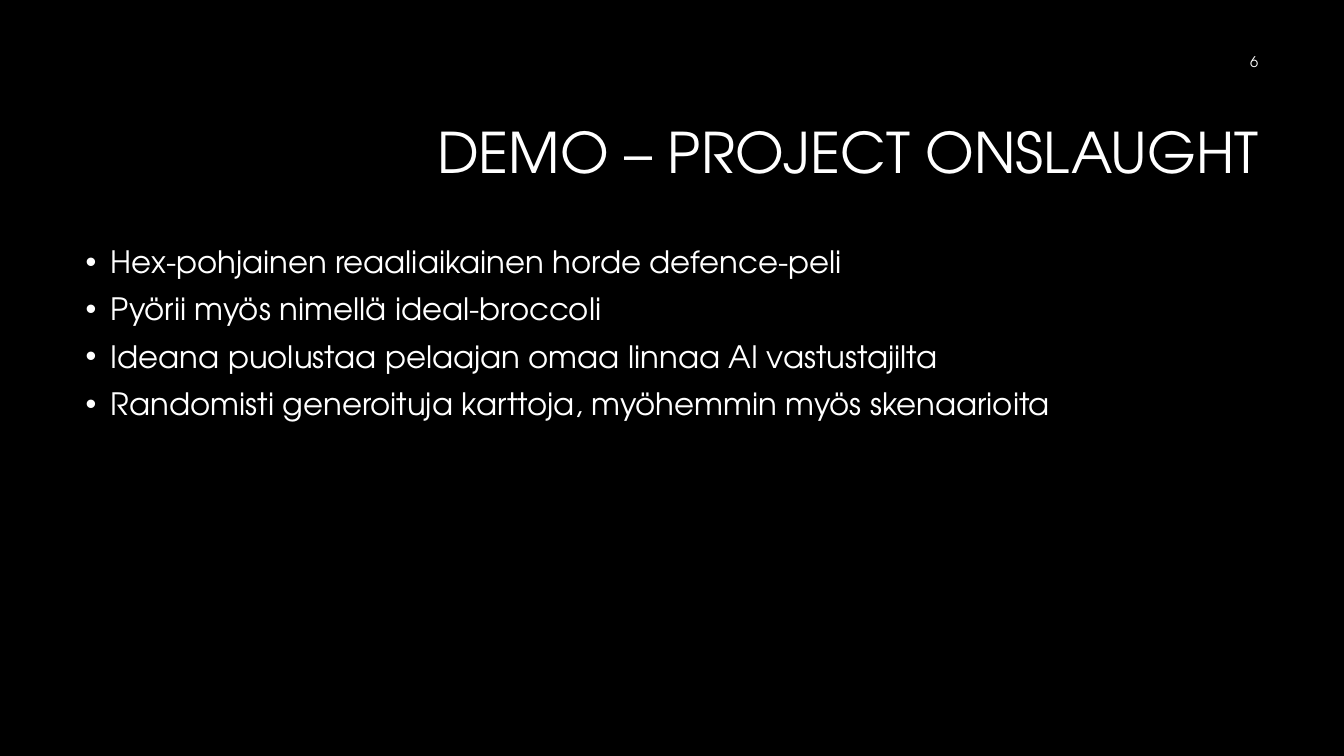
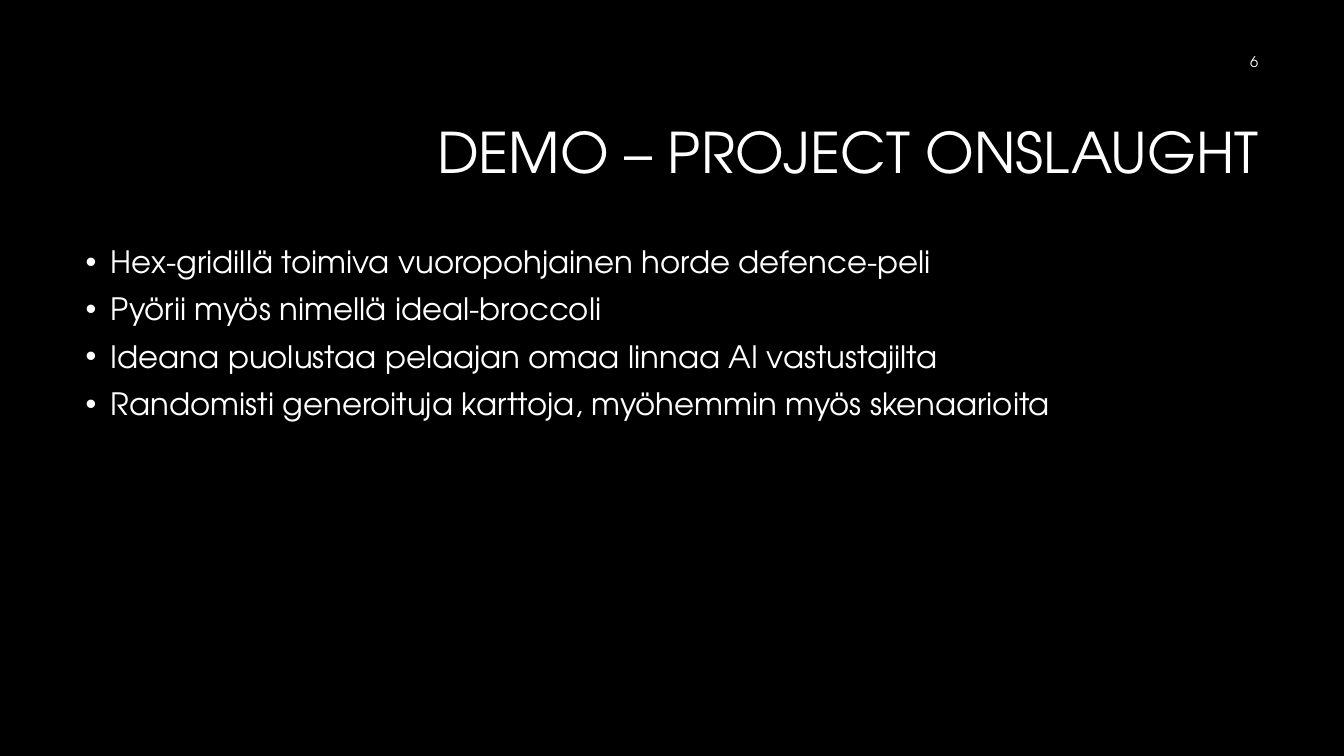
Before and after one commit to Jisti007/Mobile-Project-ideal-broccoli, a slide deck: slide 6 of presentation/OpenGL ES 3.pptx. Drawn at 1344x756 pixels with LibreOffice and Linux fonts; fonts in the diff are those of the drawing; background and template pictures are left out. Boxes give left, top, right and bottom in pixels: in the first picture for what was removed or moved away, otherwise in the second. Text is boxed around its words. In the diff, an @@ line names an element or a change of style, - is before the commit and + after.

```diff
--- a/presentation/OpenGL ES 3.pptx
+++ b/presentation/OpenGL ES 3.pptx
@@ text at (111,250,931,280): text changed @@
-• Hex-pohjainen reaaliaikainen horde defence-peli
+• Hex-gridillä toimiva vuoropohjainen horde defence-peli
```
Also in this commit, not shown: 5 other slides changed, 1 slide added.
